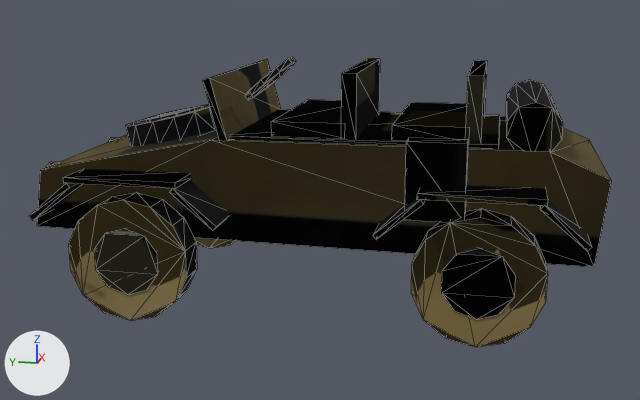
Two versions of the glTF model public/models/kubelwagen.glb, one commit apart.
Rendered twice from a camera (50 mm lens) standing at (-5.05, -0.98, 1.8) and looking at (0.0, 0.03, 0.53). Every picture has the same lights, and +X, +Y and +Z are marked at lower left. The first picture is the older version. Mesh edges are drawn as thin lines. Vertices at exactly the same position are counted once.

Objects in the first picture: 'hull_ko'.
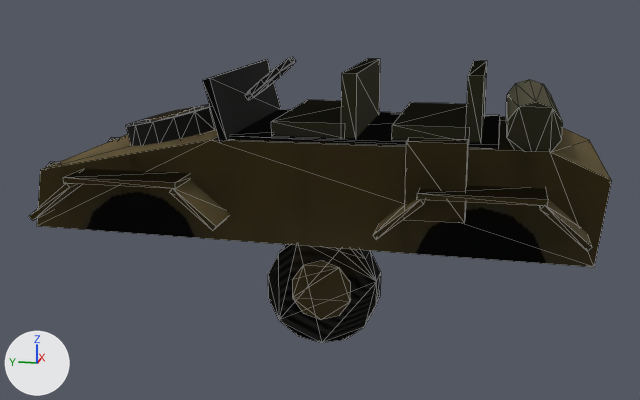
Changed parts and their boxes [x1, y1, x2, y2] in the pictures (640 x 400 px):
'hull_ko', reshaped (not visible afterwards): before [29, 57, 612, 347]
'hull_ok', reshaped (not visible before): after [29, 57, 612, 267]
'wheels_L_1_ok', added: after [268, 247, 381, 342]
'wheels_R_2_ok', added: after [268, 245, 380, 343]
'wheels_R_3_ok', added: after [279, 245, 376, 342]
'wheels_L_0_ok', added: after [278, 245, 364, 343]
part 1 of me_kubelwagen_hull_003, deleted: before [69, 192, 548, 347]
part 2 of me_kubelwagen_hull_003, surface changed: before [29, 59, 601, 267]

Diff of the bpy script that builds the scene:
```diff
--- a/public/models/kubelwagen.glb.py
+++ b/public/models/kubelwagen.glb.py
@@ me_kubelwagen_hull_003 @@
-me_kubelwagen_hull_003.from_pydata(...)  # 476 vertices, 816 faces; spans x -0.83..0.83, y -1.55..1.55, z 0.0..1.4
+me_kubelwagen_hull_003.from_pydata(...)  # 284 vertices, 464 faces; spans x -0.83..0.83, y -1.55..1.55, z 0.4..1.4
+# me_kubelwagen_hull_003 part 1: 8 loose pieces with 192 vertices, spanning x -0.79..0.79, y -1.26..1.26, z 0.0..0.68, are deleted
+# me_kubelwagen_hull_003 part 2: 464 kept faces spanning x -0.83..0.83, y -1.55..1.55, z 0.4..1.4 get new texture (UV) coordinates
 me_kubelwagen_hull_003.materials.append(mat_hull_ko)
@@ me_kubelwagen_hull_001 @@
-me_kubelwagen_hull_001.from_pydata(...)  # 476 vertices, 816 faces; spans x -0.83..0.83, y -1.55..1.55, z 0.0..1.4
+me_kubelwagen_hull_001.from_pydata(...)  # 284 vertices, 464 faces; spans x -0.83..0.83, y -1.55..1.55, z 0.4..1.4
+# me_kubelwagen_hull_001 part 3: 464 kept faces spanning x -0.83..0.83, y -1.55..1.55, z 0.4..1.4 get new texture (UV) coordinates
+# edits to the shape of me_kubelwagen_hull_001 do not show in these pictures
 me_kubelwagen_hull_001.materials.append(mat_hull_ok)
@@ ob_wheels_r_3_ok @@
+ob_wheels_r_3_ok = bpy.data.objects.new('wheels_R_3_ok', me_kubelwagen_hull_wheels_r_003)  # a 14-sided cylinder along x spanning x -0.09..0.09, y -0.331..0.331, z -0.34..0.34; a 10-sided cylinder along x spanning x -0.1..0.1, y -0.178..0.178, z -0.187..0.187; in mat_wheels_r_ok (picture img_wheels_r_ok)
+ob_wheels_r_3_ok.location = (0.0, 0.0, 0.0)
@@ ob_wheels_r_2_ok @@
+ob_wheels_r_2_ok = bpy.data.objects.new('wheels_R_2_ok', me_kubelwagen_hull_wheels_r_002)  # a 14-sided cylinder along x spanning x -0.09..0.09, y -0.331..0.331, z -0.34..0.34; a 10-sided cylinder along x spanning x -0.1..0.1, y -0.178..0.178, z -0.187..0.187; in mat_wheels_r_ok (picture img_wheels_r_ok)
+ob_wheels_r_2_ok.location = (0.0, 0.0, 0.0)
@@ ob_wheels_l_1_ok @@
+ob_wheels_l_1_ok = bpy.data.objects.new('wheels_L_1_ok', me_kubelwagen_hull_wheels_l_003)  # a 14-sided cylinder along x spanning x -0.09..0.09, y -0.331..0.331, z -0.34..0.34; a 10-sided cylinder along x spanning x -0.1..0.1, y -0.178..0.178, z -0.187..0.187; in mat_wheels_l_ok (picture img_wheels_l_ok)
+ob_wheels_l_1_ok.location = (0.0, 0.0, 0.0)
@@ ob_wheels_l_0_ok @@
+ob_wheels_l_0_ok = bpy.data.objects.new('wheels_L_0_ok', me_kubelwagen_hull_wheels_l_002)  # a 14-sided cylinder along x spanning x -0.09..0.09, y -0.331..0.331, z -0.34..0.34; a 10-sided cylinder along x spanning x -0.1..0.1, y -0.178..0.178, z -0.187..0.187; in mat_wheels_l_ok (picture img_wheels_l_ok)
+ob_wheels_l_0_ok.location = (0.0, 0.0, 0.0)
```
